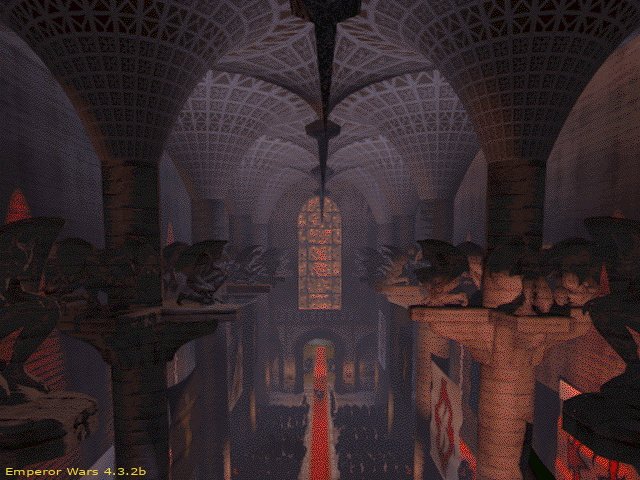
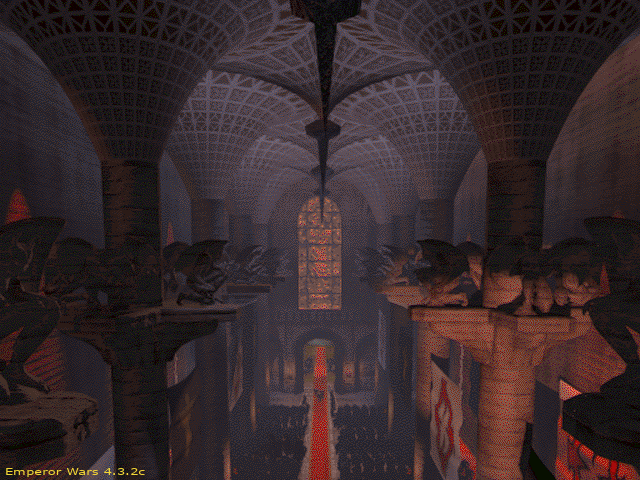
The second 640px x 480px image is a revision of the first. Changes to its layers:
renamed "Emperor Wars 4.3.2b" to "Emperor Wars 4.3.2c", painted on it over [138, 467, 146, 475]
